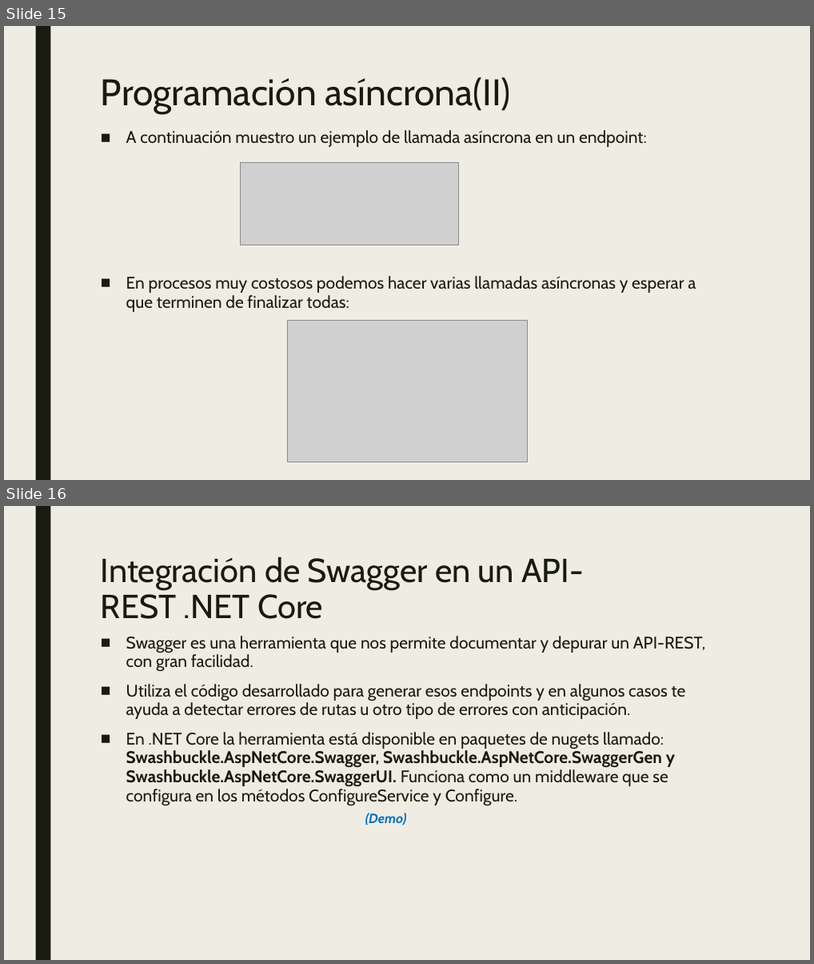
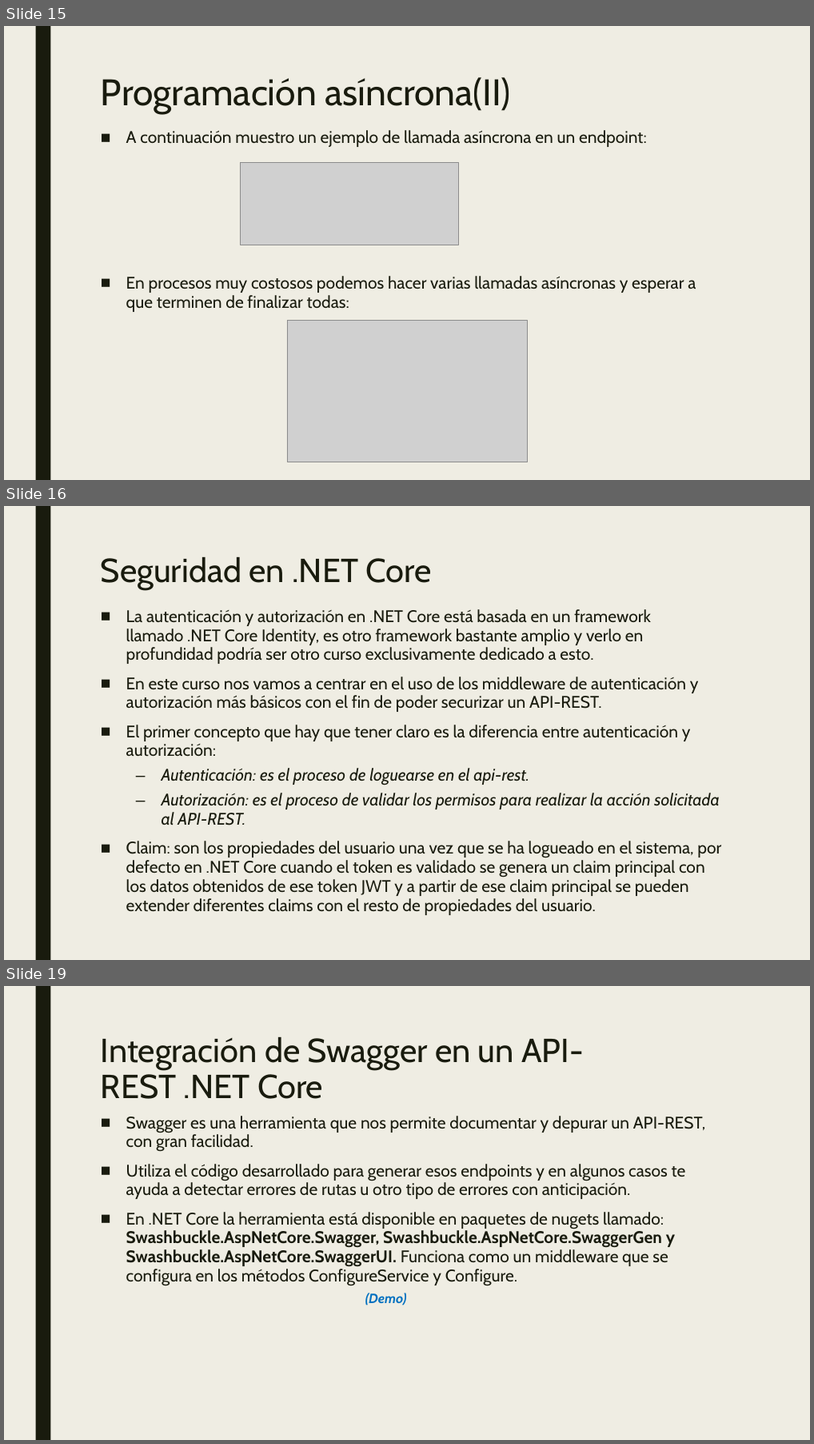
Before and after one commit to dadjh85/Demo4-Curso-.NetCore3.1, a slide deck: doc/Demo4- Curso .NET Core.pptx. Shown one above the other, each under a label of ours: slides 15 and 16 before the commit, slides 15, 16 and 19 after it; the slides between them are not shown. The pictures are 814x964 and 814x1444 pixels, drawn with LibreOffice and Linux fonts; fonts in the diff are those of the drawing; grey boxes stand for pictures. Boxes give left, top, right and bottom in pixels: in the first picture for what was removed or moved away, otherwise in the second. Text is boxed around its words. In the diff, an @@ line names an element or a change of style, - is before the commit and + after.

Commit message:
* Init segurity .net core

```diff
--- a/doc/Demo4- Curso .NET Core.pptx
+++ b/doc/Demo4- Curso .NET Core.pptx
@@ slide 16 added at box(4, 506, 810, 960), background #EFEDE3; not listed: 1 template element that a slide beside it also shows @@
@@ title added at box(101, 557, 432, 591), 39.6 pt, text #191B0E @@
+Seguridad en .NET Core
@@ text added at box(126, 609, 722, 915), 20 pt, text #191B0E @@
+■ La autenticación y autorización en .NET Core está basada en un framework llamado .NET Core Identity, es otro framework bastante amplio y verlo en profundidad podría ser otro curso exclusivamente dedicado a esto.
+■ En este curso nos vamos a centrar en el uso de los middleware de autenticación y autorización más básicos con el fin de poder securizar un API-REST.
+■ El primer concepto que hay que tener claro es la diferencia entre autenticación y autorización:
+  – Autenticación: es el proceso de loguearse en el api-rest.
+  – Autorización: es el proceso de validar los permisos para realizar la acción solicitada al API-REST.
+■ Claim: son los propiedades del usuario una vez que se ha logueado en el sistema, por defecto en .NET Core cuando el token es validado se genera un claim principal con los datos obtenidos de ese token JWT y a partir de ese claim principal se pueden extender diferentes claims con el resto de propiedades del usuario.
@@ what was slide 16 is now slide 19 @@
```
Also in this commit, not shown: 1 slide changed, 2 other slides added, 2 other files.
